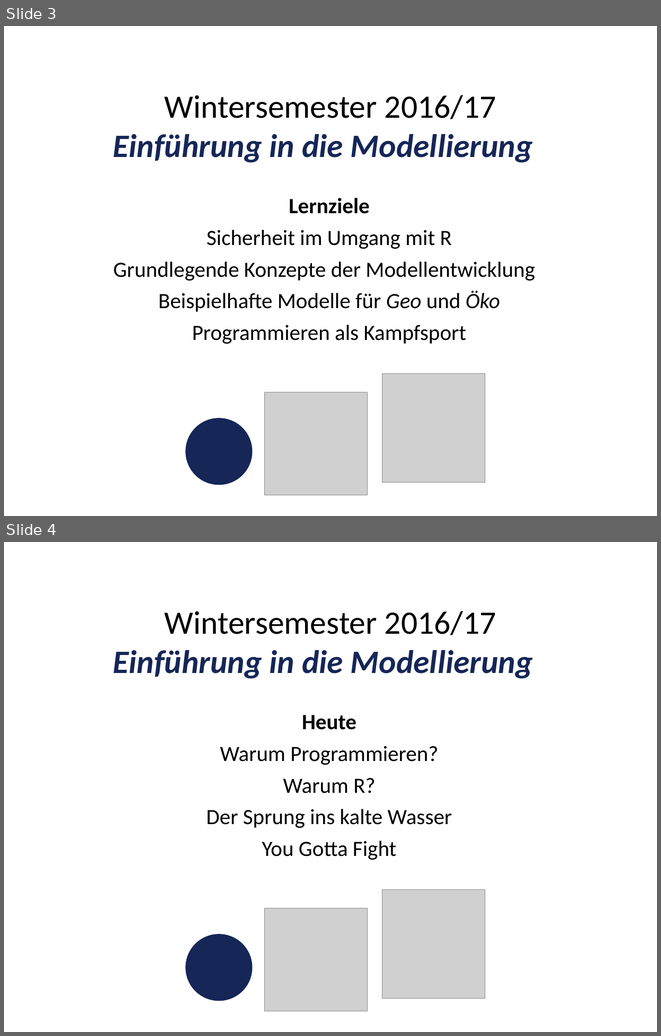
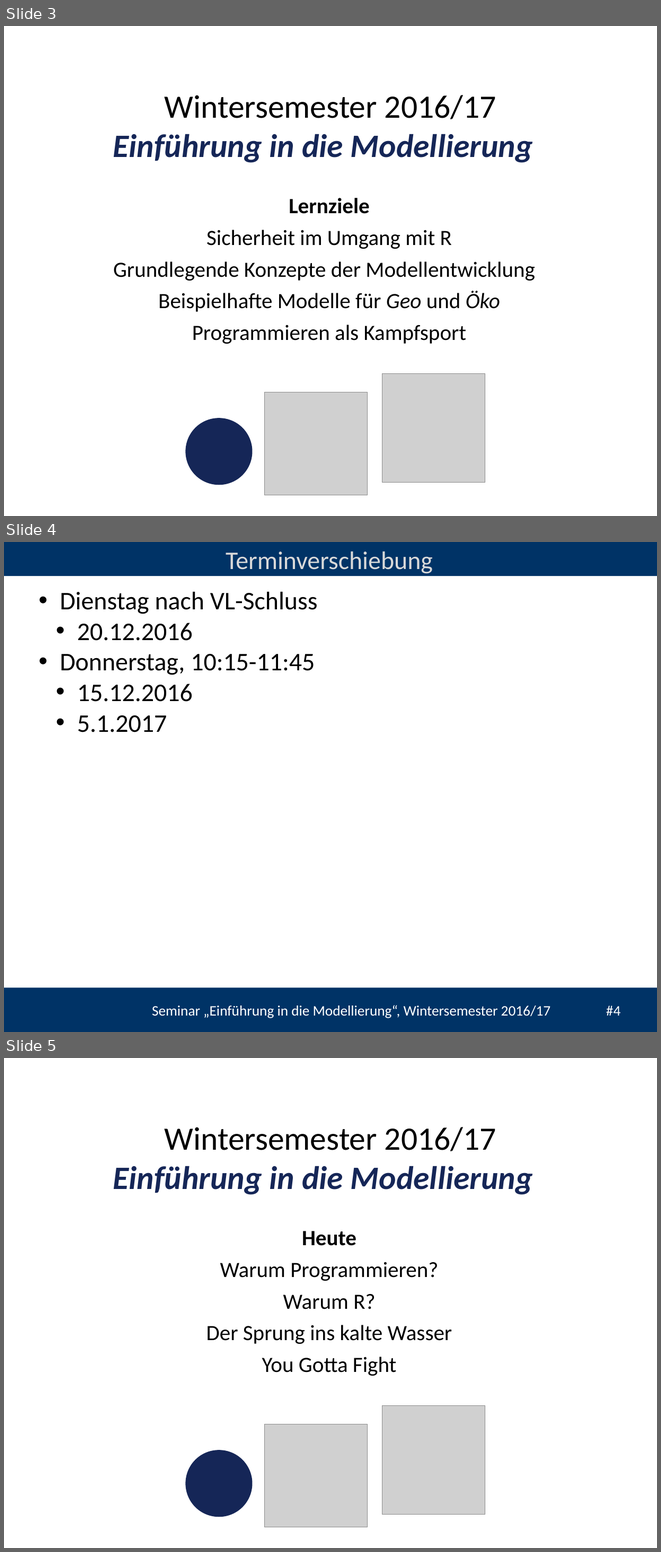
Before and after one commit to heistermann/Einf_Modellierung, a slide deck: Termin_1/folien/UebungModellierung#1.pptx. Shown one above the other, each under a label of ours: slides 3 and 4 before the commit, slides 3, 4 and 5 after it. The pictures are 661x1036 and 661x1552 pixels, drawn with LibreOffice and Linux fonts; fonts in the diff are those of the drawing; grey boxes stand for pictures; background and template pictures are left out. Boxes give left, top, right and bottom in pixels: in the first picture for what was removed or moved away, otherwise in the second. Text is boxed around its words. In the diff, an @@ line names an element or a change of style, - is before the commit and + after.

```diff
--- a/Termin_1/folien/UebungModellierung#1.pptx
+++ b/Termin_1/folien/UebungModellierung#1.pptx
@@ slide 4 added at [4,542,657,1032], background #FFFFFF @@
@@ rectangle added at [4,542,657,576], fill #003366 @@
@@ text added at [226,551,433,574], 28 pt, text #D9D9D9 @@
+Terminverschiebung
@@ text added at [60,591,318,732], 28 pt, text #000000 @@
+• Dienstag nach VL-Schluss
+  • 20.12.2016
+• Donnerstag, 10:15-11:45
+  • 15.12.2016
+  • 5.1.2017
@@ ellipse added at [139,739,247,786], outline #FFFFFF 4.5 pt @@
@@ rectangle added at [4,987,657,1032], fill #003366 @@
@@ text added at [152,1005,620,1018], 16 pt, text #FFFFFF @@
+Seminar „Einführung in die Modellierung“, Wintersemester 2016/17 #4
@@ what was slide 4 is now slide 5 @@
```
Also in this commit, not shown: 1 slide changed.
